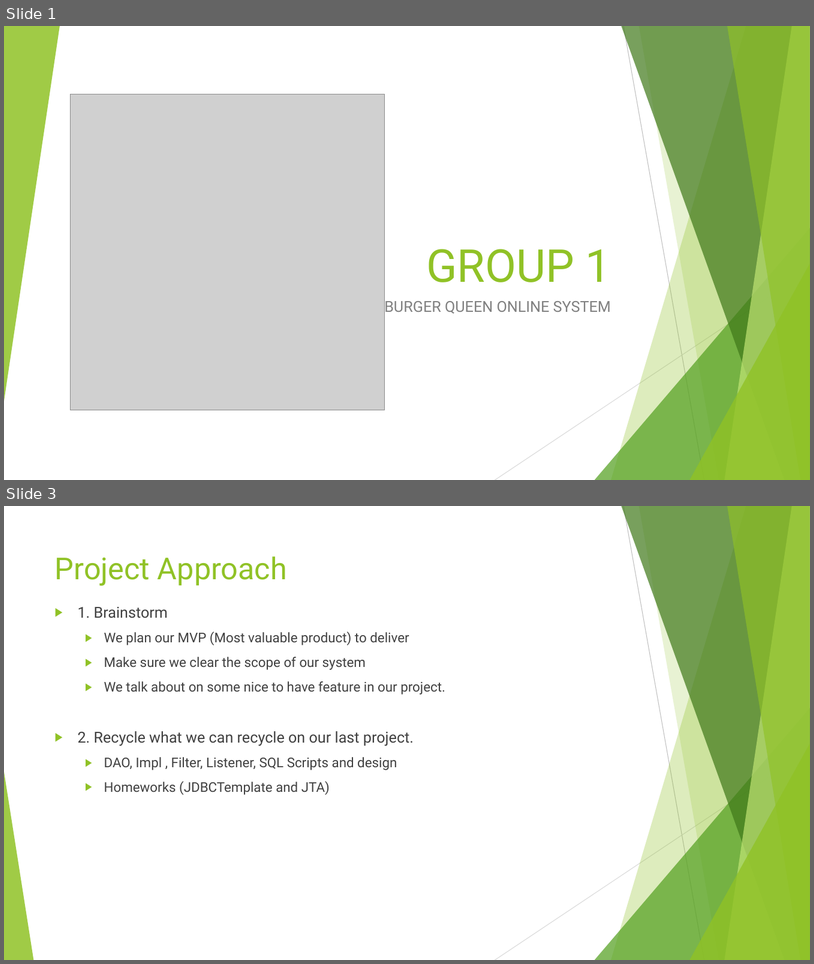
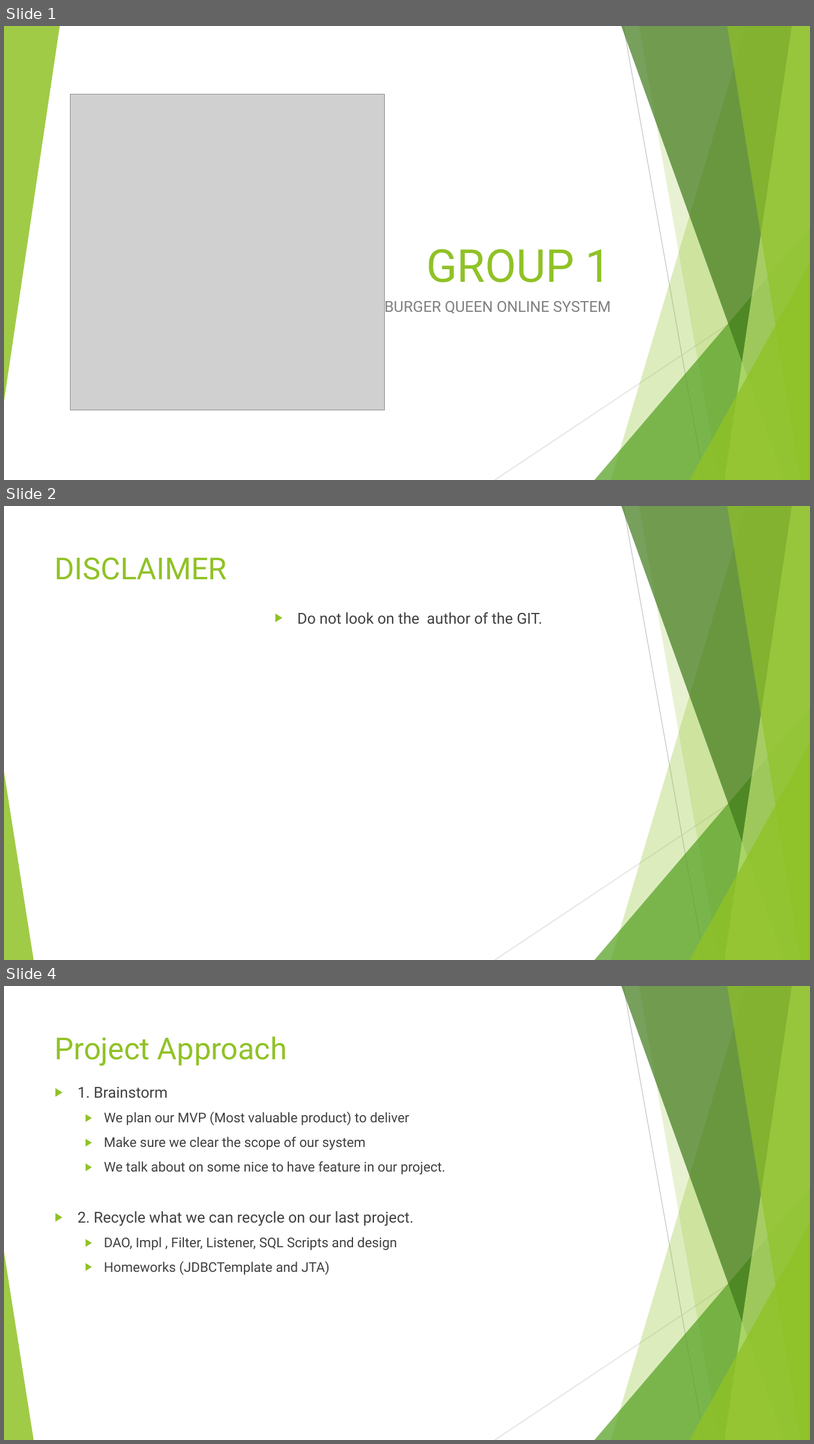
Before and after one commit to MNLBC/Group1Projects, a slide deck: W5Project/PPT/GROUP 1-Week 5.pptx. Shown one above the other, each under a label of ours: slides 1 and 3 before the commit, slides 1, 2 and 4 after it; the slides between them are not shown. The pictures are 814x964 and 814x1444 pixels, drawn with LibreOffice and Linux fonts; fonts in the diff are those of the drawing; grey boxes stand for pictures. Boxes give left, top, right and bottom in pixels: in the first picture for what was removed or moved away, otherwise in the second. Text is boxed around its words. In the diff, an @@ line names an element or a change of style, - is before the commit and + after.

```diff
--- a/W5Project/PPT/GROUP 1-Week 5.pptx
+++ b/W5Project/PPT/GROUP 1-Week 5.pptx
@@ slide 2 added at (4, 506, 810, 960), background #FFFFFF; not listed: 10 template elements that a slide beside it also shows @@
@@ title added at (55, 557, 227, 580), 36 pt, text #90C226 @@
+DISCLAIMER
@@ text added at (297, 612, 543, 624), 18 pt, text #404040 @@
+▶ Do not look on the author of the GIT.
@@ what was slide 3 is now slide 4 @@
```
Also in this commit, not shown: 2 slides changed.
